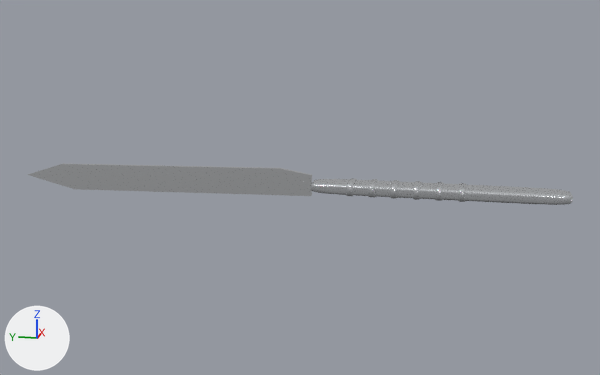
An edit to the glTF model assets/models/tools/scalpel.glb, drawn before and after from the same camera.
Before and after are seen from a 50 mm lens placed at (-0.2964, -0.0199, 0.0731), pointed at (0.001, 0.0396, -0.0013). The axes (+X, +Y, +Z) are drawn at lower left. The lights are the same throughout. The older version comes first. Vertices at exactly the same position are counted once.

The first picture shows 'Blade', 'Handle'.
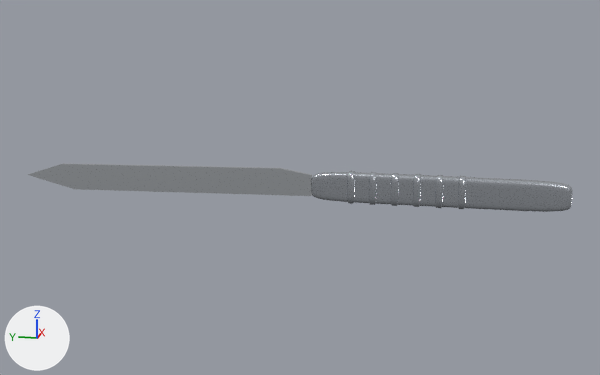
Pixel boxes [x1, y1, x2, y2] of what changed, in the pictures (600 x 375 px; the box of a moved part takes in the faces that stretch with it):
'Handle', recoloured, reshaped (50% taller)
    before: [311, 178, 573, 205]
    after: [312, 171, 573, 212]
part 1 of me_handle, moved or reshaped
    before: [346, 178, 357, 196]
    after: [347, 171, 355, 204]
part 2 of me_handle, moved or reshaped
    before: [368, 179, 378, 197]
    after: [369, 172, 377, 205]
part 3 of me_handle, moved or reshaped
    before: [390, 180, 400, 199]
    after: [391, 173, 399, 206]
part 4 of me_handle, moved or reshaped
    before: [413, 181, 422, 200]
    after: [413, 174, 421, 207]
part 5 of me_handle, moved or reshaped
    before: [435, 182, 444, 201]
    after: [435, 175, 443, 208]
part 6 of me_handle, moved or reshaped
    before: [458, 183, 466, 202]
    after: [458, 176, 466, 209]
part 7 of me_handle, rebuilt (52% taller)
    before: [311, 179, 573, 205]
    after: [312, 172, 573, 212]

Edits to the bpy script that builds the scene:
```text
Change mat_steel:
    mat_steel.base_color: (0.776, 0.8, 0.827) -> (0.569, 0.604, 0.655)  # white #e4e7eb -> light grey #c7ccd4
Change me_handle:
    used by ob_handle; location = (0.0, 0.0, 0.0)
    remove me_handle.from_pydata(...)  # 1388 vertices, 2628 faces; spans x -0.0059..0.0059, y -0.058..0.035, z -0.0025..0.0025
    add me_handle.from_pydata(...)  # 1380 vertices, 2608 faces; spans x -0.0025..0.0025, y -0.058..0.035, z -0.006..0.006
    me_handle part 1: the loose piece of 98 vertices spanning x -0.0059..0.0059, y 0.0185..0.0215, z -0.0025..0.0025 is scaled about its middle by (0.417, 1, 2.4)
    me_handle part 2: the loose piece of 98 vertices spanning x -0.0059..0.0059, y 0.0105..0.0135, z -0.0025..0.0025 is scaled about its middle by (0.417, 1, 2.4)
    me_handle part 3: the loose piece of 98 vertices spanning x -0.0059..0.0059, y 0.0025..0.0055, z -0.0025..0.0025 is scaled about its middle by (0.417, 1, 2.4)
    me_handle part 4: the loose piece of 98 vertices spanning x -0.0059..0.0059, y -0.0055..-0.0025, z -0.0025..0.0025 is scaled about its middle by (0.417, 1, 2.4)
    me_handle part 5: the loose piece of 98 vertices spanning x -0.0059..0.0059, y -0.0135..-0.0105, z -0.0025..0.0025 is scaled about its middle by (0.417, 1, 2.4)
    me_handle part 6: the loose piece of 98 vertices spanning x -0.0059..0.0059, y -0.0215..-0.0185, z -0.0025..0.0025 is scaled about its middle by (0.417, 1, 2.4)
    me_handle part 7: the loose piece of 800 vertices spanning x -0.0055..0.0055, y -0.058..0.035, z -0.002..0.002 is rebuilt with 792 vertices and now spans x -0.002..0.002, y -0.058..0.035, z -0.0055..0.0055
```
